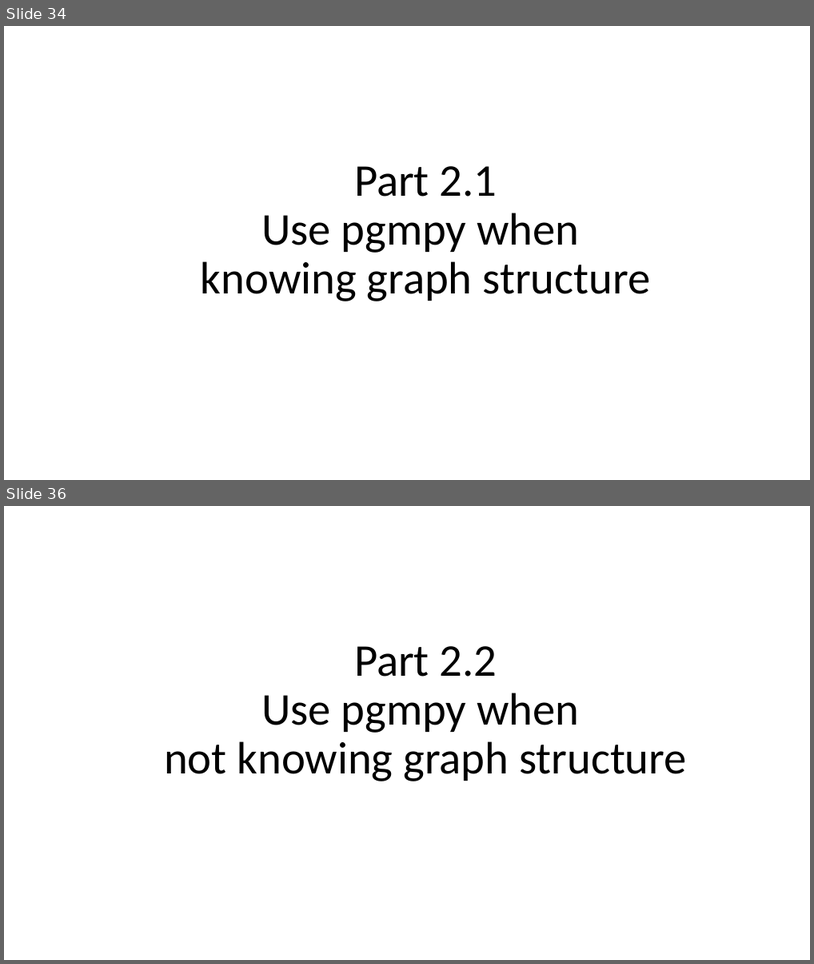
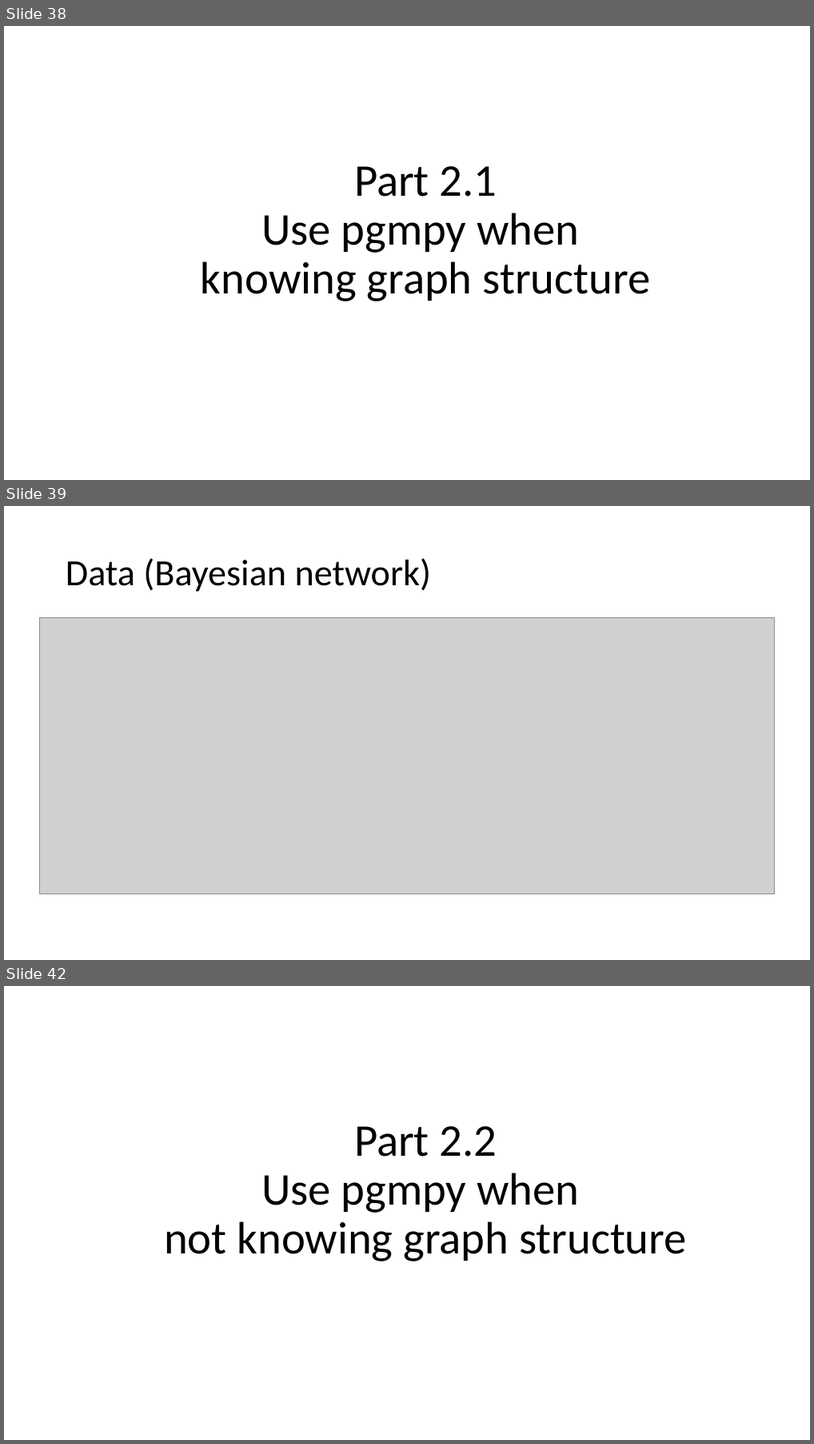
Before and after one commit to nguyenduyhanlam/Probabilistic_Graphical_Models, a slide deck: NguyenDuyHanLam_196005004/baocao.pptx. Shown one above the other, each under a label of ours: slides 34 and 36 before the commit, slides 38, 39 and 42 after it; the slides between them are not shown. The pictures are 814x964 and 814x1444 pixels, drawn with LibreOffice and Linux fonts; fonts in the diff are those of the drawing; grey boxes stand for pictures. Boxes give left, top, right and bottom in pixels: in the first picture for what was removed or moved away, otherwise in the second. Text is boxed around its words. In the diff, an @@ line names an element or a change of style, - is before the commit and + after.

```diff
--- a/NguyenDuyHanLam_196005004/baocao.pptx
+++ b/NguyenDuyHanLam_196005004/baocao.pptx
@@ slide 39 added at (4, 506, 810, 960), background #FFFFFF @@
@@ title added at (66, 558, 431, 592), 44 pt, text #000000 @@
+Data (Bayesian network)
@@ picture added at (40, 618, 774, 894) @@
@@ what was slide 34 is now slide 38 @@
@@ what was slide 36 is now slide 42 @@
```
Also in this commit, not shown: 2 slides changed, 6 other slides added, 1 slide removed.
